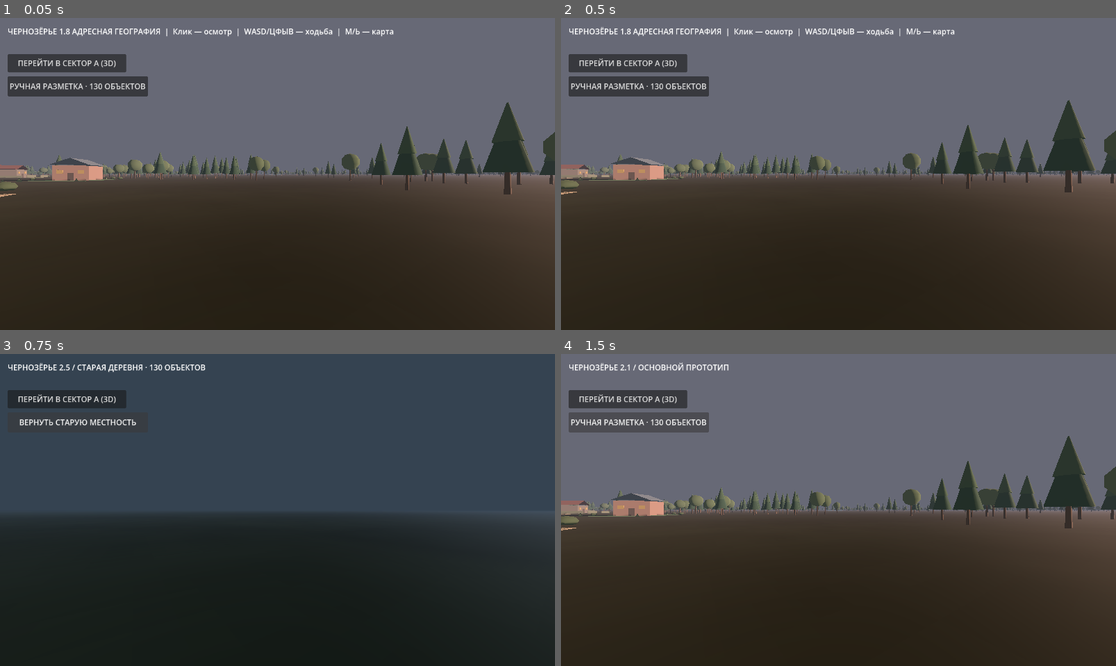
Above: before the commit, frames 1-4 (two rows, left to right).
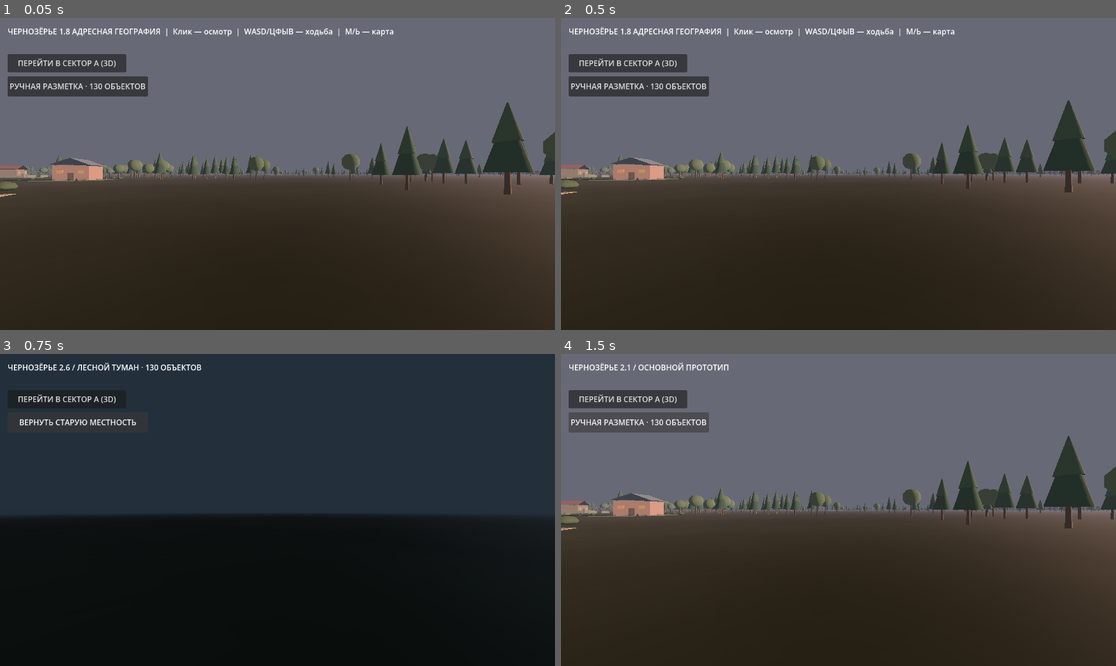
Above: after the commit, the same moments.

Repository: blacklambcult/chernozerye
Game: Godot game, scene res://main.tscn
The game is run twice, just before and just after one commit, with the same random seed, the same clock (stepped at 60 frames per second) and the same inputs.
Inputs:
- Up to frame 1 (0.05 s): no input
- Up to frame 2 (0.5 s): no input
- Up to frame 3 (0.75 s): click "РУЧНАЯ РАЗМЕТКА · 130 ОБЪЕКТОВ" at 0.5 s
- Up to frame 4 (1.5 s): click "ВЕРНУТЬ СТАРУЮ МЕСТНОСТЬ" at 1.25 s

Frames 1-2 are identical in both runs. In frame 3, 5.7% of the frame differs, in the area x 0-100%, y 2-66%; in frame 4, nothing differs.

Commit message:
feat: restore darker blue-hour mood, strong near-distance fog and disable bloom/harsh sun shadows

Diff:
--- a/godot/world.gd
+++ b/godot/world.gd
@@ -61,6 +61,7 @@
     var m := StandardMaterial3D.new()
     m.albedo_color = color
     m.roughness = 1.0
+    m.specular = 0.0
     return m
 
 func _create_ground() -> void:
@@ -523,18 +524,33 @@
     # Hold direct references so toggling scenes always changes the actual light and sky.
     if _night_environment != null:
         _night_environment.background_mode = Environment.BG_COLOR
-        _night_environment.background_color = Color("#273344") if manual_mode else Color("#575b69")
+        # Godot Compatibility Web: artistic depth fog, not unsupported volumetric fog.
+        _night_environment.background_color = Color("#1b2634") if manual_mode else Color("#575b69")
         _night_environment.ambient_light_source = Environment.AMBIENT_SOURCE_COLOR
-        _night_environment.ambient_light_color = Color("#a1b0b7") if manual_mode else Color("#b0a9a4")
-        _night_environment.ambient_light_energy = 0.58 if manual_mode else 0.82
+        _night_environment.ambient_light_color = Color("#8999a7") if manual_mode else Color("#b0a9a4")
+        _night_environment.ambient_light_energy = 0.40 if manual_mode else 0.82
         _night_environment.reflected_light_source = Environment.REFLECTION_SOURCE_DISABLED if manual_mode else Environment.REFLECTION_SOURCE_BG
+        _night_environment.glow_enabled = false
         _night_environment.fog_enabled = true
-        _night_environment.fog_light_color = Color("#354351") if manual_mode else Color("#676976")
-        _night_environment.fog_density = 0.0034 if manual_mode else 0.0018
+        _night_environment.fog_mode = Environment.FOG_MODE_DEPTH if manual_mode else Environment.FOG_MODE_EXPONENTIAL
+        _night_environment.fog_light_color = Color("#273441") if manual_mode else Color("#676976")
+        _night_environment.fog_light_energy = 0.85 if manual_mode else 1.0
+        _night_environment.fog_sun_scatter = 0.0
+        _night_environment.fog_aerial_perspective = 0.0
+        _night_environment.fog_density = 0.91 if manual_mode else 0.0018
+        _night_environment.fog_depth_begin = 22.0
+        _night_environment.fog_depth_end = 135.0
+        _night_environment.fog_depth_curve = 1.15
+        _night_environment.fog_height = 0.8 if manual_mode else 0.0
+        _night_environment.fog_height_density = 0.012 if manual_mode else 0.0
     if _sun_light != null:
-        _sun_light.light_energy = 0.58 if manual_mode else 1.05
-        _sun_light.light_color = Color("#b2bacc") if manual_mode else Color("#f0b69a")
+        _sun_light.light_energy = 0.37 if manual_mode else 1.05
+        _sun_light.light_color = Color("#96a7ba") if manual_mode else Color("#f0b69a")
+        # The shadow map produced hard triangular streaks across the road and low-poly trees.
+        _sun_light.shadow_enabled = not manual_mode
     print("MANUAL_NIGHT_READY: ", manual_mode,
+        " fog=", _night_environment.fog_mode if _night_environment != null else "MISSING_ENV",
+        " glow=", _night_environment.glow_enabled if _night_environment != null else "MISSING_ENV",
         " bg=", _night_environment.background_color if _night_environment != null else "MISSING_ENV")
 
     if map_panel != null:
@@ -544,7 +560,7 @@
         if control != null:
             control.visible = not manual_mode
     if is_instance_valid(_status_label):
-        _status_label.text = "ЧЕРНОЗЁРЬЕ 2.5 / СТАРАЯ ДЕРЕВНЯ · 130 ОБЪЕКТОВ" if manual_mode else "ЧЕРНОЗЁРЬЕ 2.1 / ОСНОВНОЙ ПРОТОТИП"
+        _status_label.text = "ЧЕРНОЗЁРЬЕ 2.6 / ЛЕСНОЙ ТУМАН · 130 ОБЪЕКТОВ" if manual_mode else "ЧЕРНОЗЁРЬЕ 2.1 / ОСНОВНОЙ ПРОТОТИП"
     var character := get_node_or_null("Player") as CharacterBody3D
     if character != null:
         character.velocity = Vector3.ZERO
